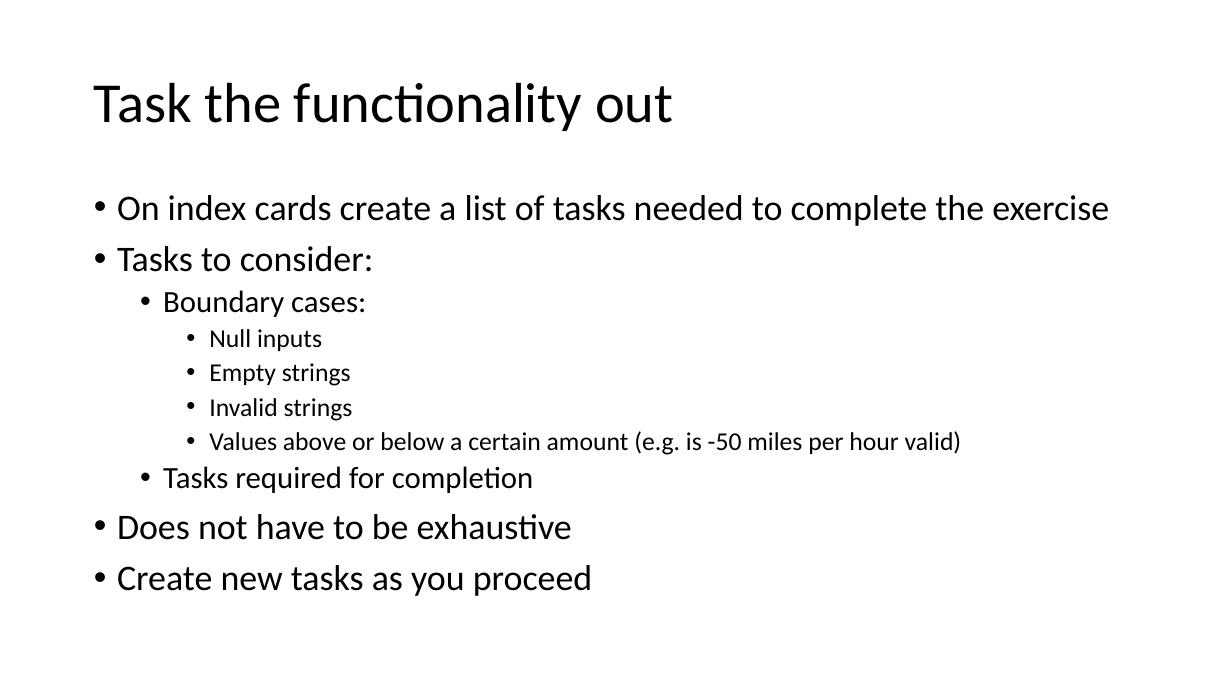
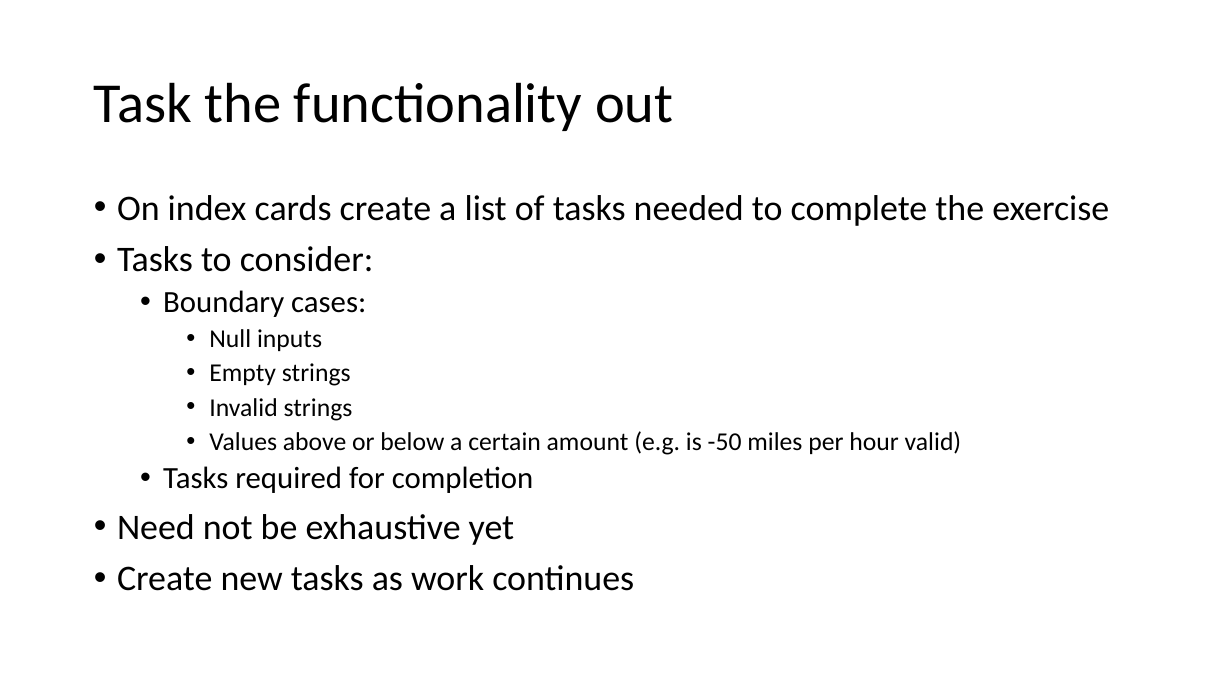
Before and after one commit to LlanddewiLovesYou/TDD_Darts, a slide deck: slide 4 of curriculum.pptx (slide 2 before the commit). Drawn at 1232x693 pixels with LibreOffice and Linux fonts; fonts in the diff are those of the drawing. Boxes give left, top, right and bottom in pixels: in the first picture for what was removed or moved away, otherwise in the second. Text is boxed around its words. In the diff, an @@ line names an element or a change of style, - is before the commit and + after.

```diff
--- a/curriculum.pptx
+++ b/curriculum.pptx
@@ text at bbox=[117, 514, 634, 591]: text changed @@
-• Does not have to be exhaustive
-• Create new tasks as you proceed
+• Need not be exhaustive yet
+• Create new tasks as work continues
```
Also in this commit, not shown: 3 other slides changed, 14 slides added, 4 slides removed.
